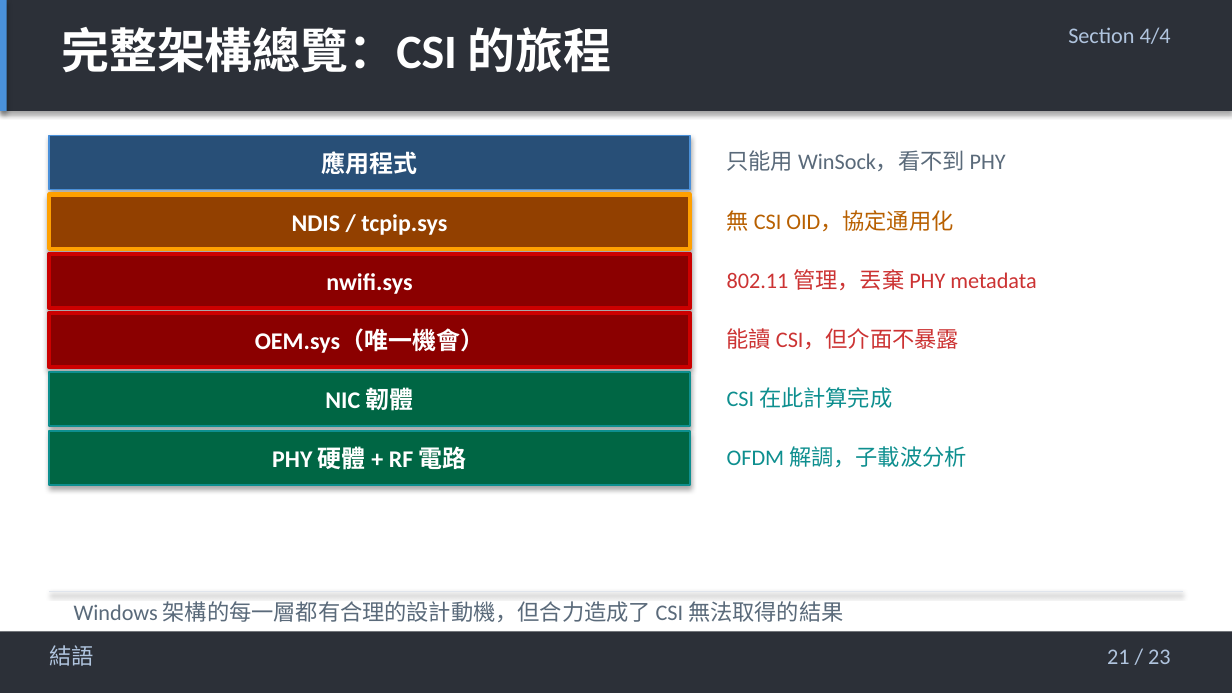
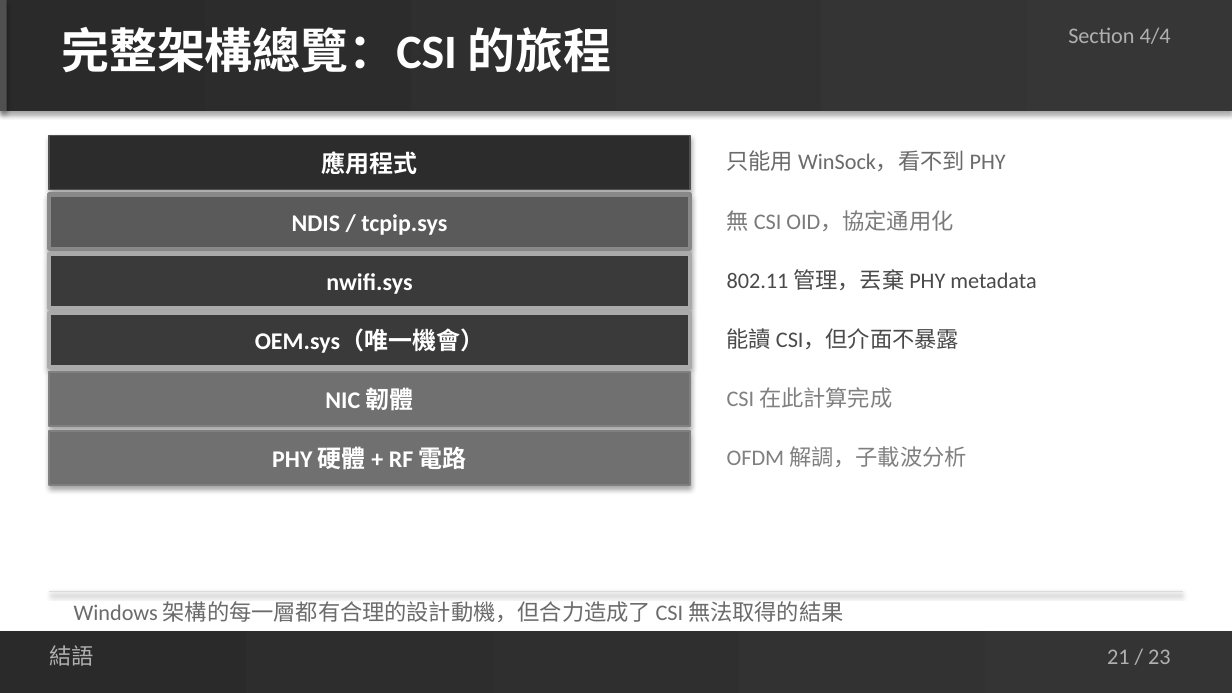
Before and after one commit to jacky92219-cell/network-ppt-project, a slide deck: slide 21 of output/network-card-csi-v5.1.pptx. Drawn at 1232x693 pixels with LibreOffice and Linux fonts; fonts in the diff are those of the drawing. Boxes give left, top, right and bottom in pixels: in the first picture for what was removed or moved away, otherwise in the second. Text is boxed around its words. In the diff, an @@ line names an element or a change of style, - is before the commit and + after.

```diff
--- a/output/network-card-csi-v5.1.pptx
+++ b/output/network-card-csi-v5.1.pptx
@@ rectangle at (0,0,1232,111): fill #2C3038 to gradient #2A2A2A to #363636 @@
@@ rectangle at (0,0,7,111): fill #4A90D9 to #505050 @@
@@ rectangle "應用程式" at (49,136,690,190): fill #284F77 to #2C2C2C; outline #4A90D9 1 pt to #505050 1 pt @@
@@ text "只能用 WinSock，看不到 PHY" at (727,150,1006,171): text colour #5A6A7A to #6B6B6B @@
@@ rectangle "NDIS / tcpip.sys" at (49,195,690,249): fill #924000 to #5A5A5A; outline #FFA000 2.5 pt to #888888 2.5 pt @@
@@ text "無 CSI OID，協定通用化" at (727,210,953,231): text colour #B86000 to #7A7A7A @@
@@ rectangle "nwifi.sys" at (49,254,690,308): fill #8B0000 to #3A3A3A; outline #CC0000 2.5 pt to #AAAAAA 2.5 pt @@
@@ text "802.11 管理，丟棄 PHY metadata" at (727,269,1036,290): text colour #CC3333 to #4A4A4A @@
@@ rectangle "OEM.sys（唯一機會）" at (49,313,690,367): fill #8B0000 to #3A3A3A; outline #CC0000 2.5 pt to #AAAAAA 2.5 pt @@
@@ text "能讀 CSI，但介面不暴露" at (727,328,959,349): text colour #CC3333 to #4A4A4A @@
@@ rectangle "NIC 韌體" at (49,372,690,426): fill #006644 to #707070; outline #0E8F8F 1 pt to #808080 1 pt @@
@@ text "CSI 在此計算完成" at (727,387,892,408): text colour #0E8F8F to #808080 @@
@@ rectangle "PHY 硬體 + RF 電路" at (49,431,690,485): fill #006644 to #707070; outline #0E8F8F 1 pt to #808080 1 pt @@
@@ text "OFDM 解調，子載波分析" at (727,446,967,467): text colour #0E8F8F to #808080 @@
@@ line (49, 591) - (1183, 591): stroke #E0E5ED 0.5 pt to #DCDCDC 0.5 pt @@
@@ text "Windows 架構的每一層都有合理的設計動機，但合力造成了 CSI 無法取得的結果" at (74,601,843,622): text colour #5A6A7A to #6B6B6B @@
@@ rectangle at (0,631,1232,692): fill #2C3038 to gradient #2A2A2A to #343434 @@
@@ text colour #B0C4DE to #B0B0B0 in 3 elements at (1068,27,1171,44), (49,645,93,666), (1107,649,1171,664) @@
```
Also in this commit, not shown: 22 other slides changed, 2 other files.
